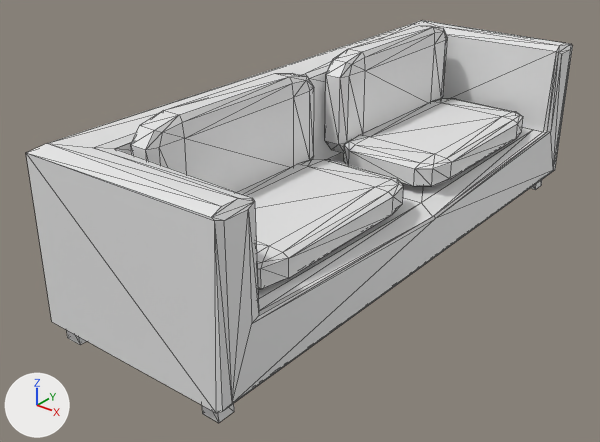
One commit to the glTF model Sofá.glb: the scene before it, then after it.
One viewpoint serves both versions: a 50 mm lens placed at (2.11, -3.21, 1.93), pointed at (-0.25, -0.26, 0.11). Every picture has the same lights, and +X, +Y and +Z are marked at lower left. The picture after the commit comes second. Mesh edges are drawn as thin lines. Where no turn or scale is listed for an object, it has been applied to the vertices. Vertices at exactly the same position are counted once.

Names of what the first picture shows: 'Cushion1-convcol', 'Cushion2-convcol', 'Cushion3-convcol', 'Cushion4-convcol', 'Sofa-convcol'.
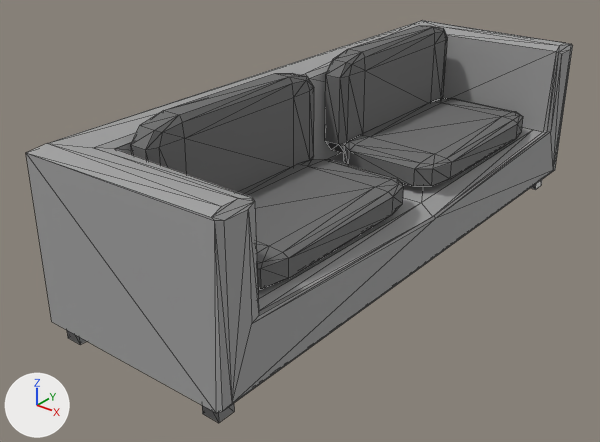
Changed parts and their boxes [x1, y1, x2, y2] in the pictures (600 x 442 px; the box of a moved part takes in the faces that stretch with it):
'Cushion3-convcol', recoloured (white to dark grey): [131, 73, 314, 192] in both
'Cushion1-convcol', recoloured (white to dark grey): [238, 159, 404, 289] in both
'Cushion4-convcol', recoloured (white to dark grey): [325, 25, 448, 153] in both
'Cushion2-convcol', recoloured (white to dark grey): [344, 98, 523, 186] in both
part 1 of me_cube_006, moved or reshaped (mostly hidden): before [67, 330, 86, 345]; after [531, 180, 542, 190]
part 2 of me_cube_006, moved or reshaped (not visible afterwards): before [202, 403, 234, 423]
part 3 of me_cube_006, moved or reshaped (mostly hidden before): before [531, 180, 542, 190]; after [202, 403, 234, 423]
part 4 of me_cube_006, moved or reshaped (not visible before): after [67, 330, 86, 345]
part 5 of me_cube_006, recoloured (white to grey): [26, 20, 573, 413] in both
part 6 of me_cube_006, recoloured: before [67, 180, 542, 345]; after [531, 180, 542, 190]

Patch to the scene script:
```diff
--- a/Sofá.glb.py
+++ b/Sofá.glb.py
@@ mat_material_021 @@
+mat_material_021 = principled_material('Material.021')
+mat_material_021.base_color = (0.298, 0.298, 0.298)  # grey #949494
+mat_material_021.metallic = 0.8
+mat_material_021.roughness = 0.4
@@ mat_material_027 @@
+mat_material_027 = principled_material('Material.027')
+mat_material_027.base_color = (0.35, 0.35, 0.35)  # grey #a0a0a0
+mat_material_027.roughness = 0.854
@@ me_cube_008 @@
 me_cube_008.from_pydata(...)  # 56 vertices, 108 faces; spans x -0.293..0.293, y -0.556..0.556, z -0.067..0.067
+me_cube_008.materials.append(mat_material_028)  # dark grey #6e6e6e
@@ me_cube_009 @@
 me_cube_009.from_pydata(...)  # 56 vertices, 108 faces; spans x -0.293..0.293, y -0.556..0.556, z -0.067..0.067
+me_cube_009.materials.append(mat_material_028)  # dark grey #6e6e6e
@@ me_cube_010 @@
 me_cube_010.from_pydata(...)  # 56 vertices, 108 faces; spans x -0.068..0.068, y -0.539..0.539, z -0.272..0.272
+me_cube_010.materials.append(mat_material_028)  # dark grey #6e6e6e
@@ me_cube_011 @@
 me_cube_011.from_pydata(...)  # 56 vertices, 108 faces; spans x -0.068..0.068, y -0.539..0.539, z -0.272..0.272
+me_cube_011.materials.append(mat_material_028)  # dark grey #6e6e6e
@@ me_cube_006 @@
 me_cube_006.from_pydata(...)  # 81 vertices, 142 faces; spans x -0.5..0.5, y -1.5..1.5, z -0.5..0.4
-me_cube_006.vertices[49].co = (0.35, -1.45, -0.5)  # pixel (202, 413)
-me_cube_006.vertices[50].co = (0.35, -1.45, -0.39)
-me_cube_006.vertices[51].co = (0.35, -1.36, -0.5)
-me_cube_006.vertices[52].co = (0.35, -1.36, -0.39)
-me_cube_006.vertices[53].co = (0.44, -1.45, -0.5)  # pixel (218, 423)
-me_cube_006.vertices[54].co = (0.44, -1.45, -0.39)
-me_cube_006.vertices[55].co = (0.44, -1.36, -0.5)  # pixel (234, 411)
-me_cube_006.vertices[56].co = (0.44, -1.36, -0.39)
-me_cube_006.vertices[57].co = (0.35, 1.36, -0.5)
-me_cube_006.vertices[58].co = (0.35, 1.36, -0.39)
-me_cube_006.vertices[59].co = (0.35, 1.44, -0.5)
-me_cube_006.vertices[60].co = (0.35, 1.44, -0.39)
-me_cube_006.vertices[61].co = (0.44, 1.36, -0.5)  # pixel (535, 189)
-me_cube_006.vertices[62].co = (0.44, 1.36, -0.39)
-me_cube_006.vertices[63].co = (0.44, 1.44, -0.5)  # pixel (541, 185)
-me_cube_006.vertices[64].co = (0.44, 1.44, -0.39)
-me_cube_006.vertices[73].co = (-0.48, 1.36, -0.5)
-me_cube_006.vertices[74].co = (-0.48, 1.36, -0.39)
-me_cube_006.vertices[75].co = (-0.48, 1.44, -0.5)
-me_cube_006.vertices[76].co = (-0.48, 1.44, -0.39)
-me_cube_006.vertices[77].co = (-0.39, 1.36, -0.5)
-me_cube_006.vertices[78].co = (-0.39, 1.36, -0.39)
-me_cube_006.vertices[79].co = (-0.39, 1.44, -0.5)
-me_cube_006.vertices[80].co = (-0.39, 1.44, -0.39)
+# me_cube_006 part 1: the loose piece of 8 vertices spanning x -0.48..-0.39, y -1.45..-1.36, z -0.5..-0.39 is moved by (0.83, 2.81, 0.0)
+# me_cube_006 part 2
+me_cube_006.vertices[49].co = (0.35, -1.45, -0.39)
+me_cube_006.vertices[50].co = (0.35, -1.36, -0.39)
+me_cube_006.vertices[51].co = (0.44, -1.45, -0.39)
+me_cube_006.vertices[52].co = (0.44, -1.36, -0.39)
+me_cube_006.vertices[53].co = (-0.48, -1.45, -0.39)
+me_cube_006.vertices[54].co = (-0.48, -1.36, -0.39)
+me_cube_006.vertices[55].co = (-0.39, -1.45, -0.39)
+me_cube_006.vertices[56].co = (-0.39, -1.36, -0.39)
+# me_cube_006 part 3
+me_cube_006.vertices[57].co = (-0.48, 1.36, -0.39)
+me_cube_006.vertices[58].co = (-0.48, 1.44, -0.39)
+me_cube_006.vertices[59].co = (-0.39, 1.36, -0.39)
+me_cube_006.vertices[60].co = (-0.39, 1.44, -0.39)
+me_cube_006.vertices[61].co = (0.35, -1.45, -0.5)  # pixel (202, 413)
+me_cube_006.vertices[62].co = (0.35, -1.36, -0.5)
+me_cube_006.vertices[63].co = (0.44, -1.45, -0.5)  # pixel (218, 423)
+me_cube_006.vertices[64].co = (0.44, -1.36, -0.5)  # pixel (234, 411)
+# me_cube_006 part 4
+me_cube_006.vertices[73].co = (-0.48, -1.45, -0.5)  # pixel (67, 337)
+me_cube_006.vertices[74].co = (-0.48, -1.36, -0.5)
+me_cube_006.vertices[75].co = (-0.39, -1.45, -0.5)  # pixel (80, 344)
+me_cube_006.vertices[76].co = (-0.39, -1.36, -0.5)
+me_cube_006.vertices[77].co = (-0.48, 1.36, -0.5)
+me_cube_006.vertices[78].co = (-0.48, 1.44, -0.5)
+me_cube_006.vertices[79].co = (-0.39, 1.36, -0.5)
+me_cube_006.vertices[80].co = (-0.39, 1.44, -0.5)
+# me_cube_006 part 5: 98 faces spanning x -0.5..0.5, y -1.5..1.5, z -0.4..0.4 switch from no material to mat_material_027 (grey #a0a0a0)
+# me_cube_006 part 6: 16 faces spanning x -0.48..0.44, y -1.45..1.44, z -0.5..-0.39 switch from no material to mat_material_021 (grey #949494)
```
